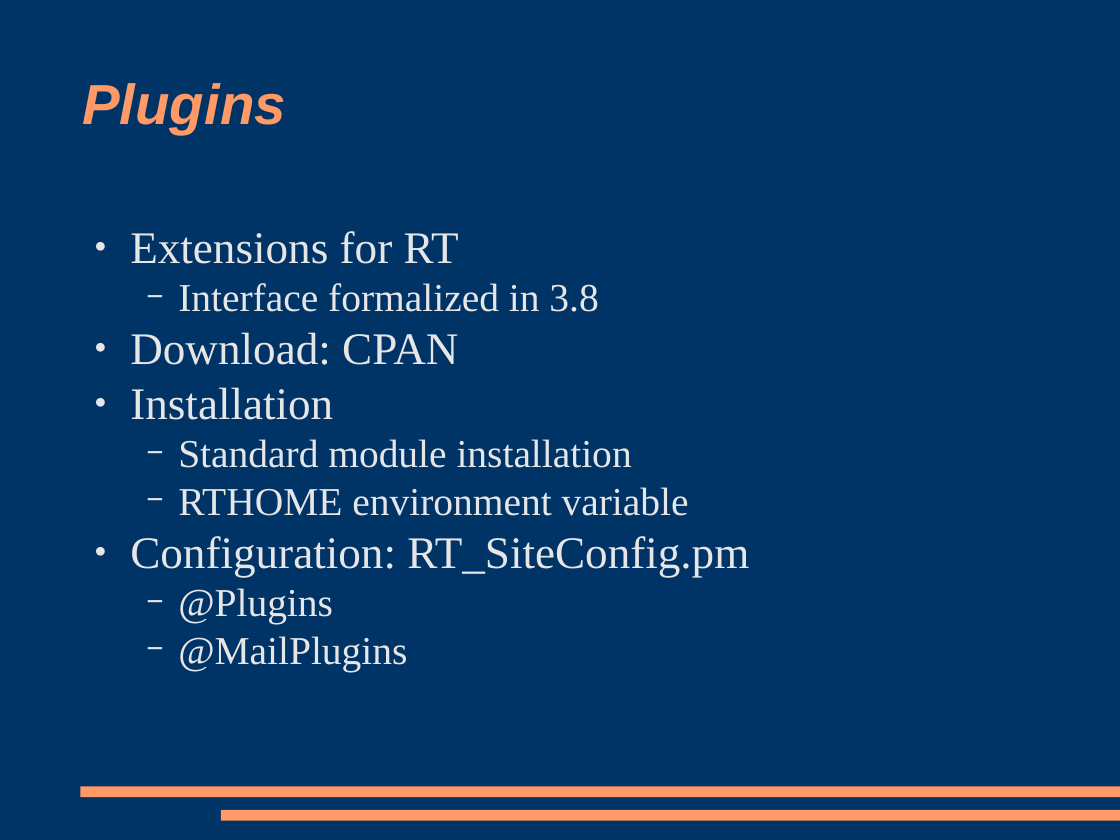
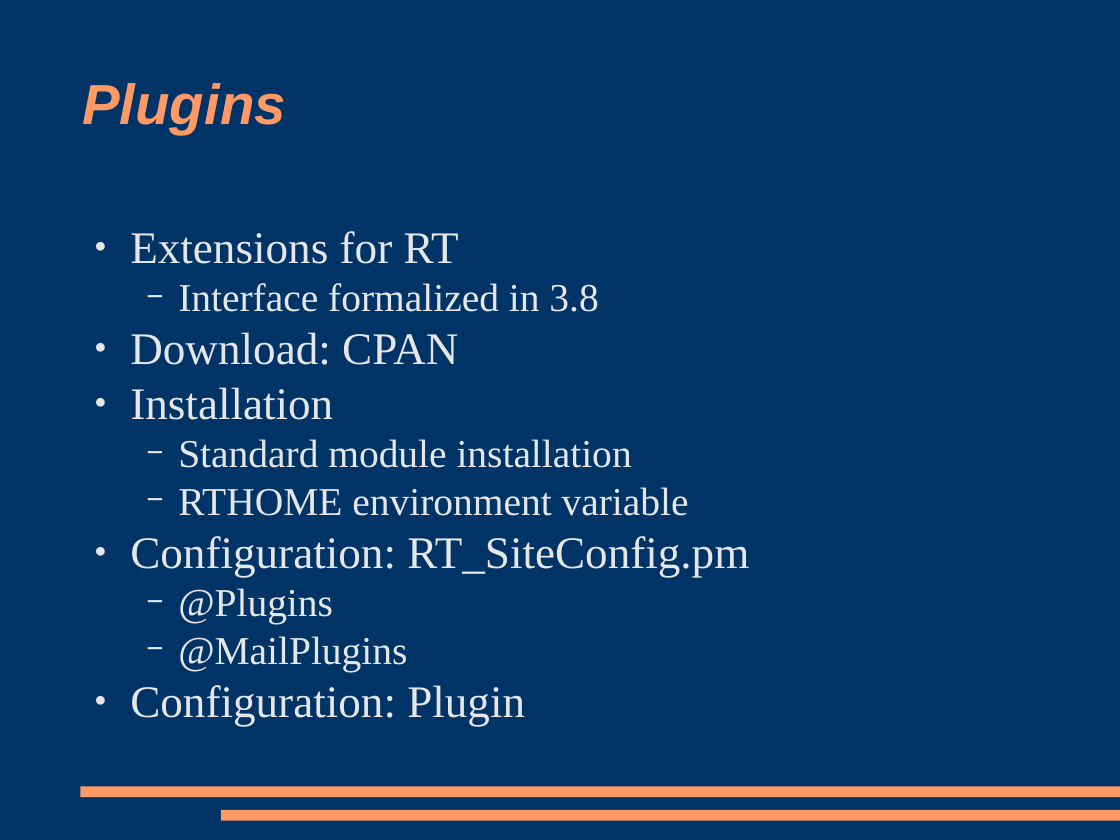
Before and after one commit to racke/Presentations, a slide deck: slide 10 of yapc2009/rt38.odp (slide 13 before the commit). Drawn at 1120x840 pixels with LibreOffice and Linux fonts; fonts in the diff are those of the drawing. Boxes give left, top, right and bottom in pixels: in the first picture for what was removed or moved away, otherwise in the second. Text is boxed around its words. In the diff, an @@ line names an element or a change of style, - is before the commit and + after.

```diff
--- a/yapc2009/rt38.odp
+++ b/yapc2009/rt38.odp
@@ text at [130,685,525,726]: paragraph added @@
+● Configuration: Plugin
```
Also in this commit, not shown: 6 other slides changed, 5 slides added.
